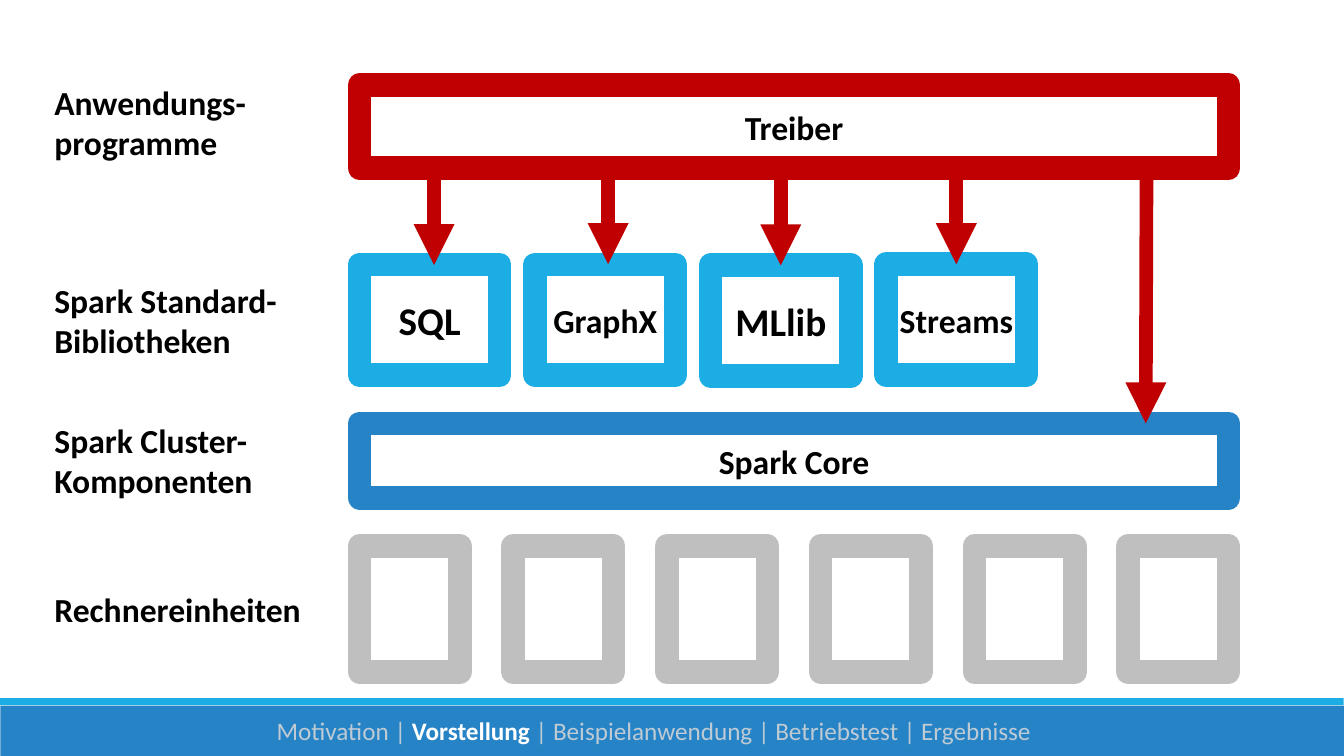
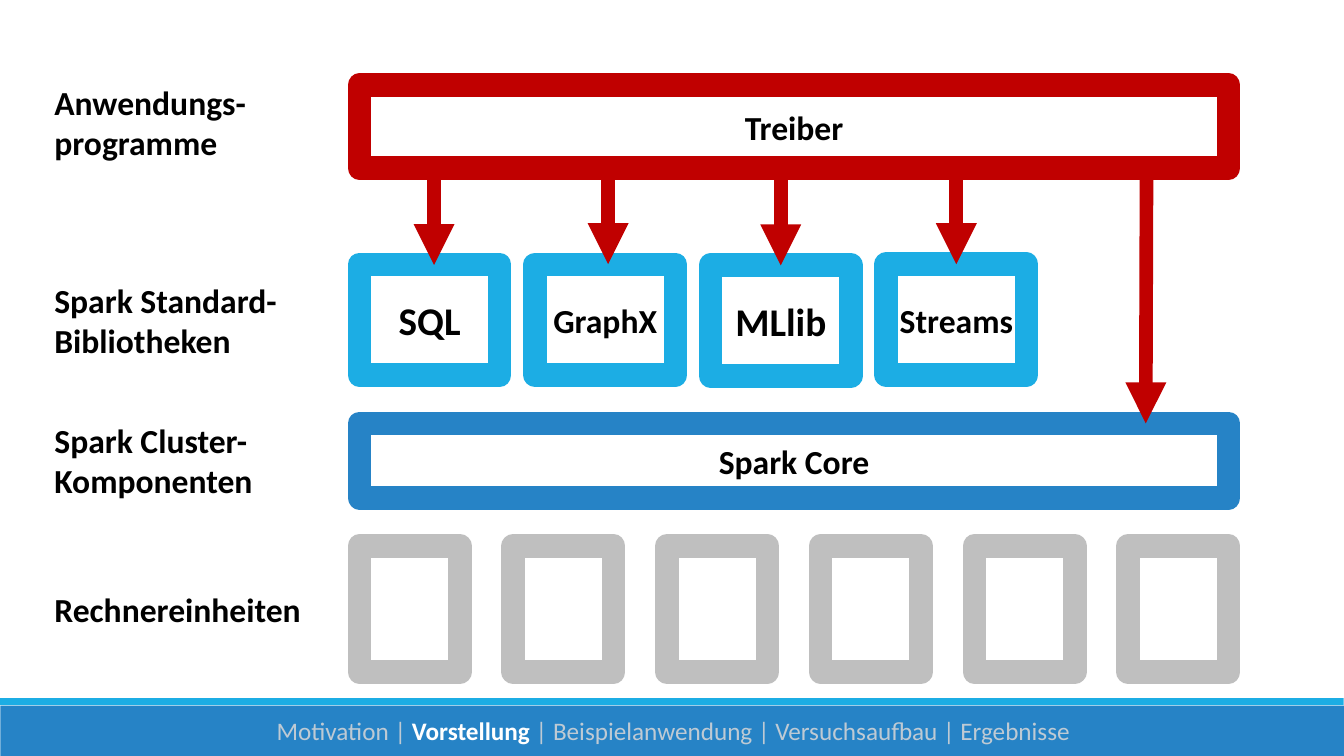
Before and after one commit to danck/bachelor_thesis, a slide deck: slide 6 of 0 - Entwürfe/Skalierbare Datenanalyse mit Apache Spark.pptx (slide 5 before the commit). Drawn at 1344x756 pixels with LibreOffice and Linux fonts; fonts in the diff are those of the drawing. Boxes give left, top, right and bottom in pixels: in the first picture for what was removed or moved away, otherwise in the second. Text is boxed around its words. In the diff, an @@ line names an element or a change of style, - is before the commit and + after.

```diff
--- a/0 - Entwürfe/Skalierbare Datenanalyse mit Apache Spark.pptx
+++ b/0 - Entwürfe/Skalierbare Datenanalyse mit Apache Spark.pptx
@@ text at (277, 722, 1069, 745): text changed @@
-Motivation | Vorstellung | Beispielanwendung | Betriebstest | Ergebnisse
+Motivation | Vorstellung | Beispielanwendung | Versuchsaufbau | Ergebnisse
```
Also in this commit, not shown: 5 other slides changed, 10 slides added, 2 slides removed.
